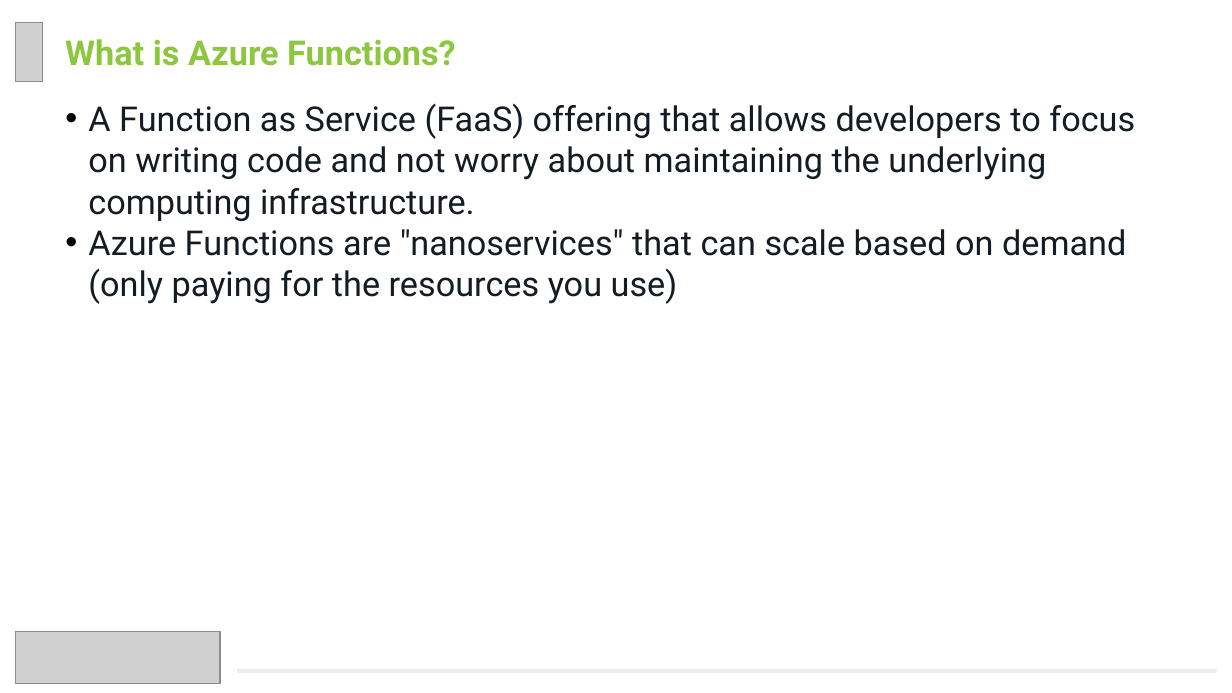
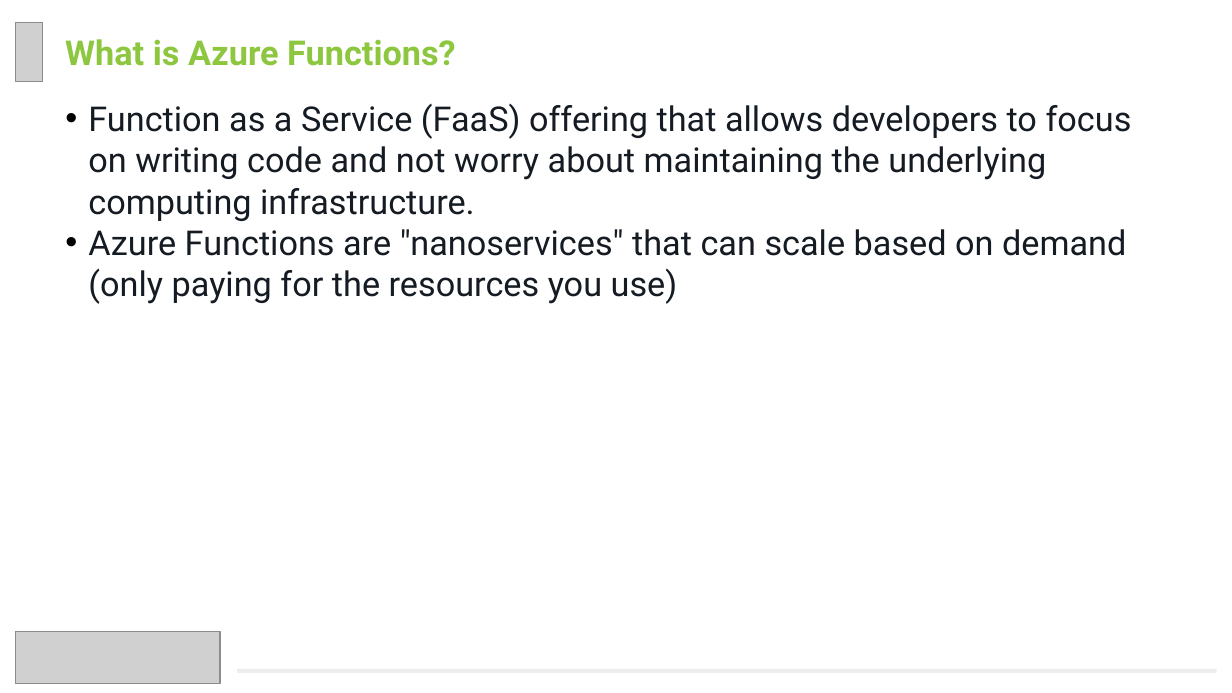
Before and after one commit to PhatTranSTS/AzureFunction, a slide deck: slide 7 of Azure_Functions_PhatTran.pptx (slide 6 before the commit). Drawn at 1232x693 pixels with LibreOffice and Linux fonts; fonts in the diff are those of the drawing; grey boxes stand for pictures. Boxes give left, top, right and bottom in pixels: in the first picture for what was removed or moved away, otherwise in the second. Text is boxed around its words. In the diff, an @@ line names an element or a change of style, - is before the commit and + after.

```diff
--- a/Azure_Functions_PhatTran.pptx
+++ b/Azure_Functions_PhatTran.pptx
@@ text at [88, 104, 1132, 221]: text changed @@
-• A Function as Service (FaaS) offering that allows developers to focus on writing code and not worry about maintaining the underlying computing infrastructure.
+• Function as a Service (FaaS) offering that allows developers to focus on writing code and not worry about maintaining the underlying computing infrastructure.
```
Also in this commit, not shown: 4 other files.
